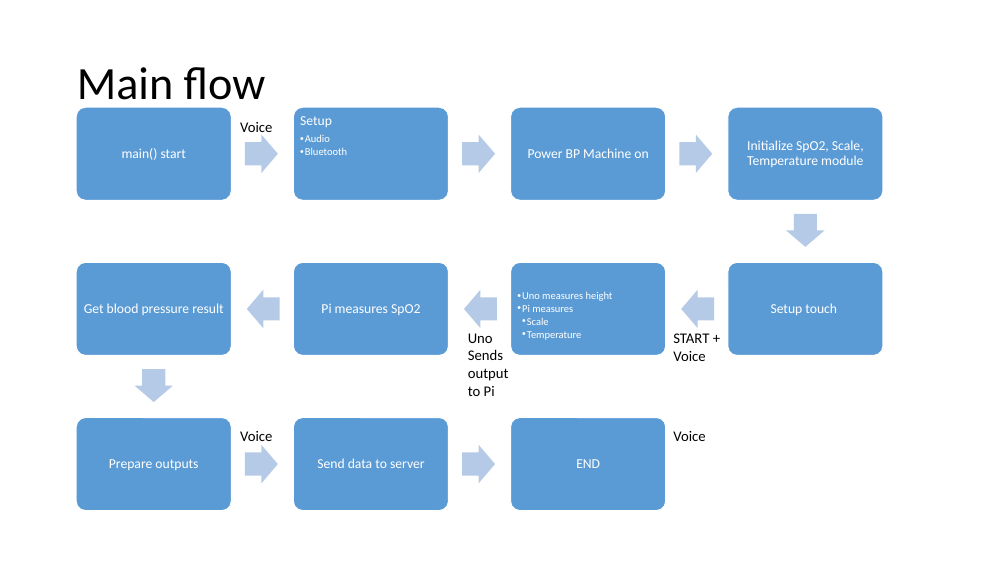
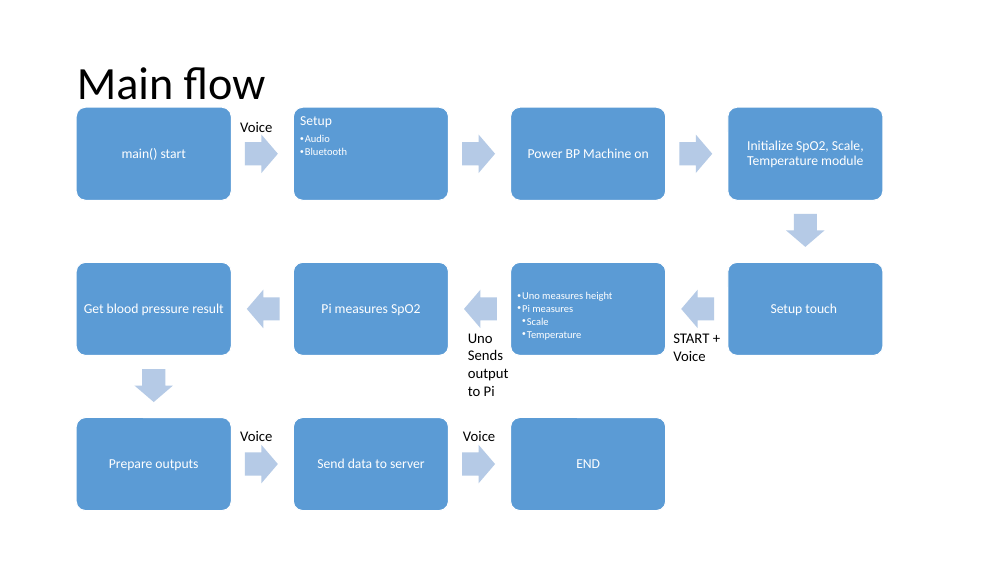
Before and after one commit to nguyenphu27/MyThesis, a slide deck: slide 5 of 00_Document/00_development_process/PPT_FunctionSpecification_R00.pptx. Drawn at 1008x567 pixels with LibreOffice and Linux fonts; fonts in the diff are those of the drawing. Boxes give left, top, right and bottom in pixels: in the first picture for what was removed or moved away, otherwise in the second. Text is boxed around its words. In the diff, an @@ line names an element or a change of style, - is before the commit and + after.

```diff
--- a/00_Document/00_development_process/PPT_FunctionSpecification_R00.pptx
+++ b/00_Document/00_development_process/PPT_FunctionSpecification_R00.pptx
@@ text "Voice" moved from (x1=673, y1=431, x2=705, y2=441) to (x1=463, y1=431, x2=495, y2=441) @@
```
Also in this commit, not shown: 1 other slide changed, 4 other files.
